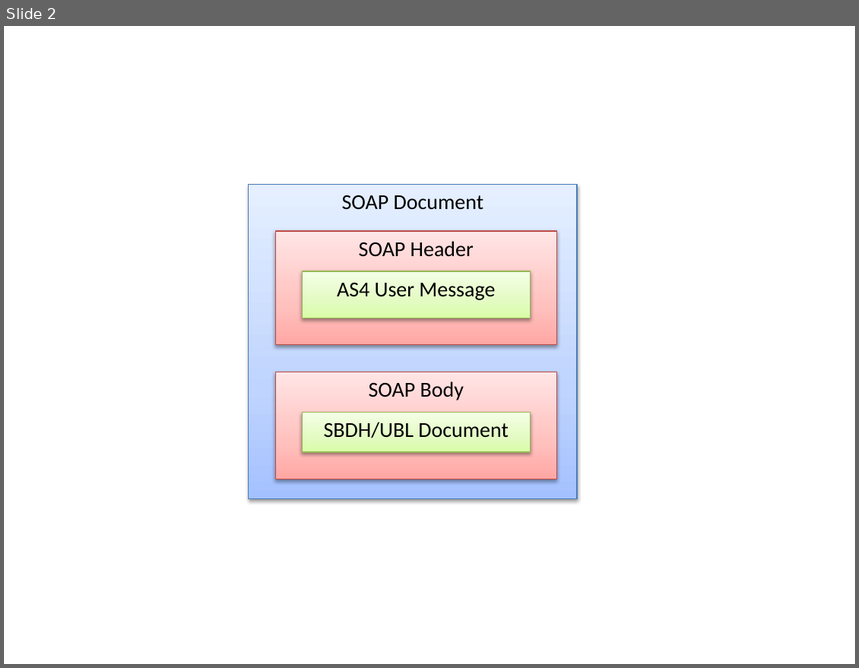
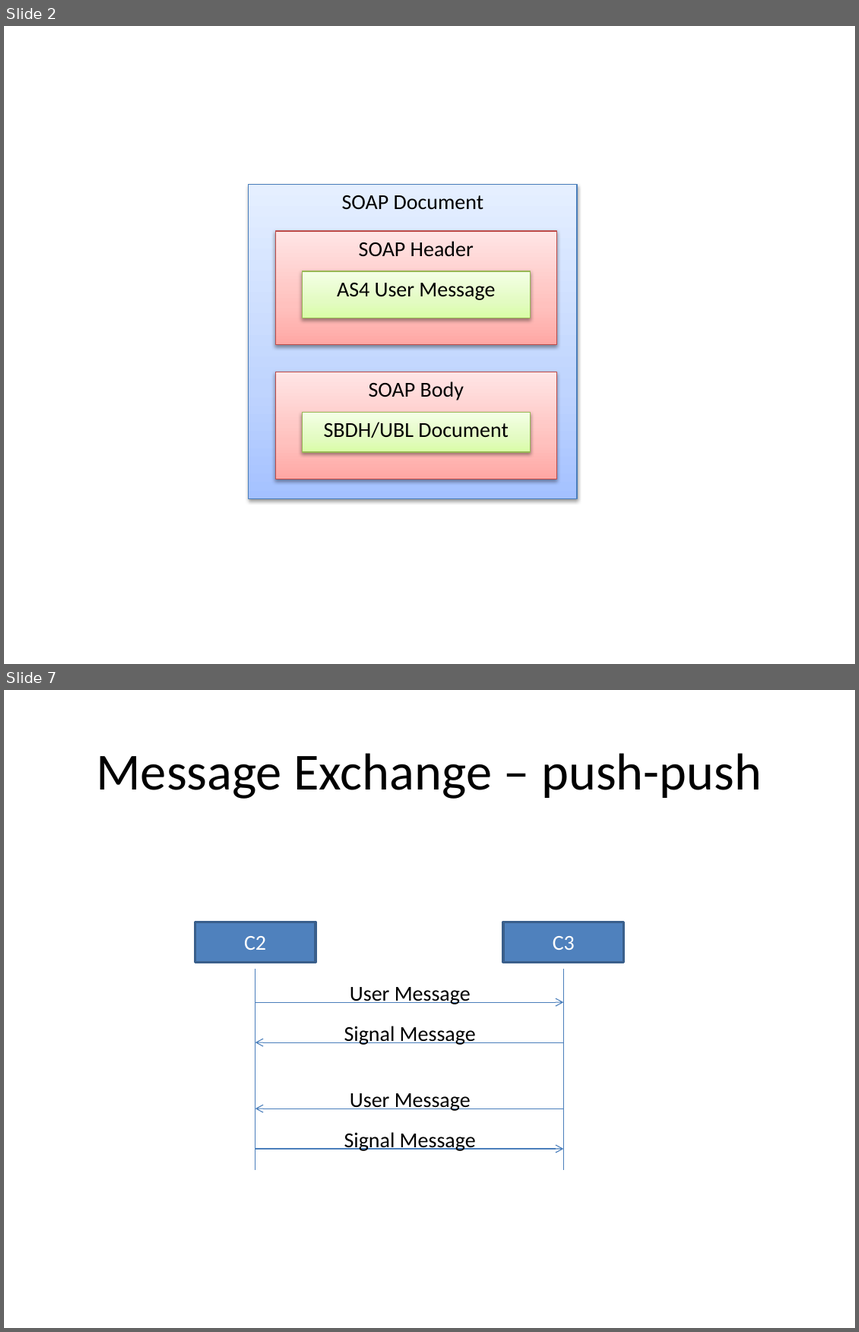
Before and after one commit to phax/phase4, a slide deck: docs/AS4 PEPPOL images.pptx. Shown one above the other, each under a label of ours: slide 2 before the commit, slides 2 and 7 after it; the slides between them are not shown. The pictures are 859x668 and 859x1332 pixels, drawn with LibreOffice and Linux fonts; fonts in the diff are those of the drawing. Boxes give left, top, right and bottom in pixels: in the first picture for what was removed or moved away, otherwise in the second. Text is boxed around its words. In the diff, an @@ line names an element or a change of style, - is before the commit and + after.

```diff
--- a/docs/AS4 PEPPOL images.pptx
+++ b/docs/AS4 PEPPOL images.pptx
@@ slide 7 added at [4,690,855,1328], background #FFFFFF @@
@@ title added at [96,753,762,799], 44 pt, text #000000 @@
+Message Exchange – push-push
@@ rectangle added at [195,923,316,962], fill #4F81BD, outline #3A5F8C 2 pt, 18 pt, text #FFFFFF @@
+C2
@@ rectangle added at [503,923,624,962], fill #4F81BD, outline #3A5F8C 2 pt, 18 pt, text #FFFFFF @@
+C3
@@ line added from (255, 969) to (255, 1170), #4B7EBC 0.75 pt @@
@@ line added from (563, 969) to (563, 1170), #4B7EBC 0.75 pt @@
@@ arrow added from (255, 1002) to (563, 1002), #4B7EBC 0.75 pt @@
@@ text added at [350,987,471,1005], 18 pt, text #000000 @@
+User Message
@@ text added at [344,1026,476,1045], 18 pt, text #000000 @@
+Signal Message
@@ arrow added from (563, 1043) to (255, 1043), #4B7EBC 0.75 pt @@
@@ text added at [350,1094,471,1111], 18 pt, text #000000 @@
+User Message
@@ arrow added from (563, 1109) to (255, 1109), #4B7EBC 0.75 pt @@
@@ text added at [344,1132,476,1151], 18 pt, text #000000 @@
+Signal Message
@@ arrow added from (255, 1149) to (563, 1149), #4B7EBC 0.75 pt @@
```
Also in this commit, not shown: 1 slide changed, 5 other slides added, 1 other file.
